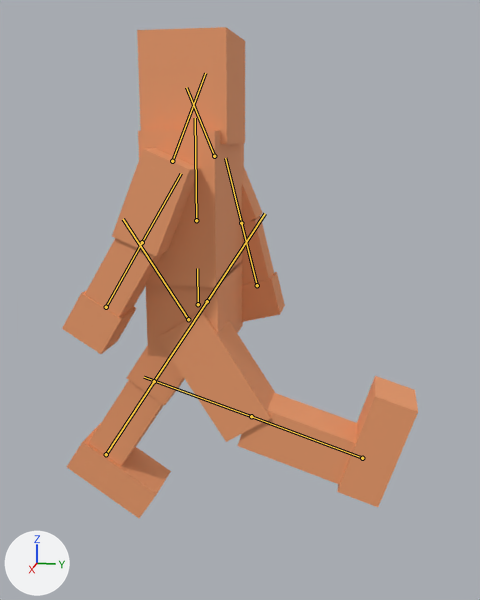
What one commit did to the glTF model Project/AzureRender/assets_public/third_person/explorer.gltf.
Camera for both pictures: a 50 mm lens placed at (2.23, 0.598, 1.483), pointed at (-0.017, 0.148, 0.921). The lights are fixed; the arrows at lower left show +X, +Y and +Z. The first picture is the older version. Both versions are drawn at frame 6 of the action 'walk'; the numbers are the values there. The bones that change, and the others that lie on the model, are drawn over the model as lines.

Objects in the first picture: 'explorer'.
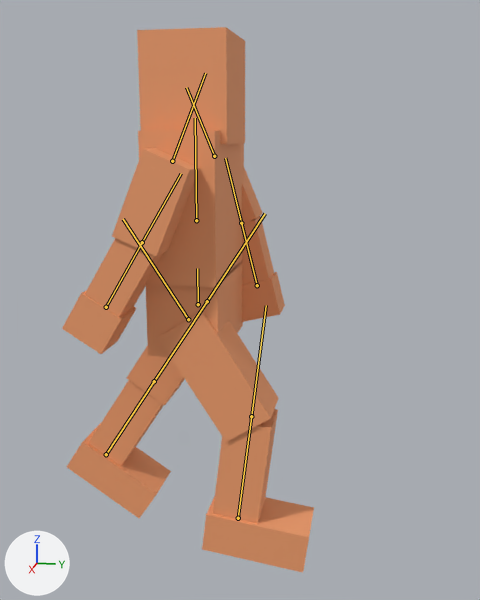
Pixel boxes (x1, y1, x2, y2) of what changed, in the pictures (480 x 600 px):
'explorer', posed (29% narrower, 11% taller)
    before: (62, 27, 418, 518)
    after: (62, 27, 314, 573)
bone 'left-calf', root to tip
    before: (251, 416) to (144, 377)
    after: (251, 416) to (266, 305)

Diff of the bpy script that builds the scene:
```diff
--- a/Project/AzureRender/assets_public/third_person/explorer.gltf.py
+++ b/Project/AzureRender/assets_public/third_person/explorer.gltf.py
@@ bone_left_calf @@
 bone_left_calf = bpy.data.objects['Armature'].pose.bones['left-calf']  # child of 'left-thigh'
-bone_left_calf.rotation_quaternion = (0.94, 0.341, 0.0, 0.0)  # degrees (40, 0, 0)
+bone_left_calf.rotation_quaternion = (0.94, -0.341, 0.0, 0.0)  # degrees (-40, 0, 0)
```
